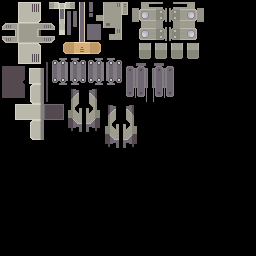
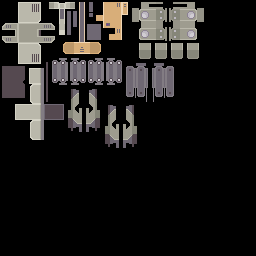
Layer changes from the first w=256, h=256 image to the second:
painted on "bhk_fplayer.png" over [96, 2, 128, 40]
